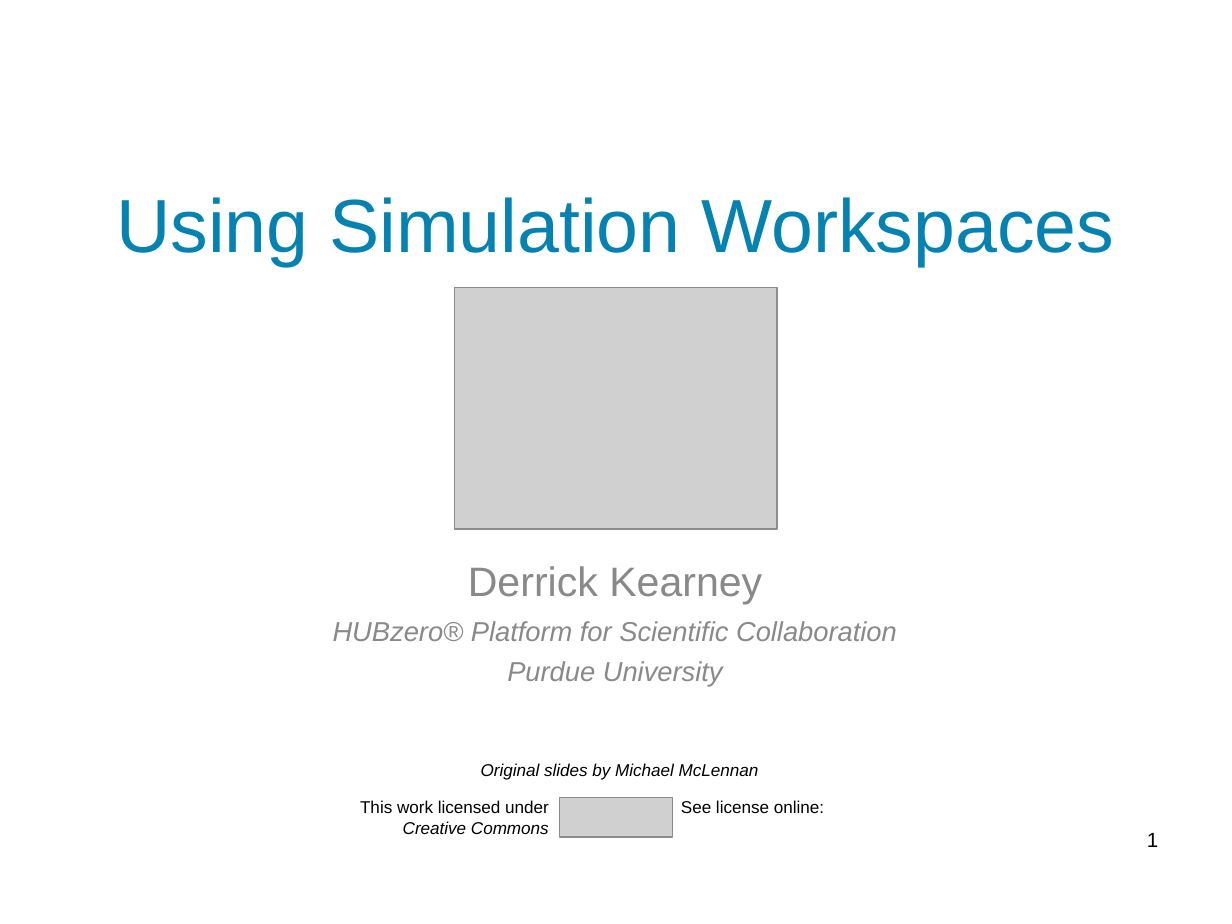
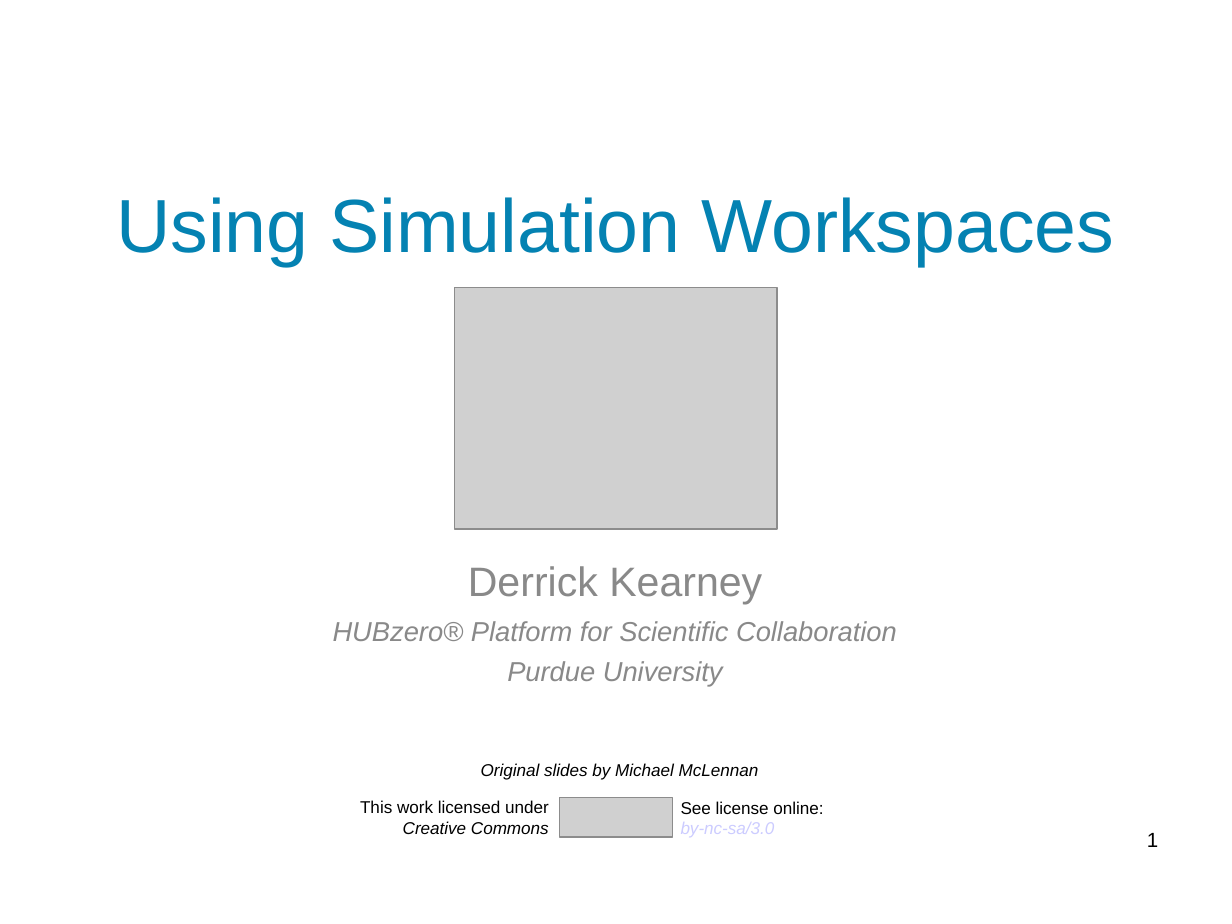
Before and after one commit to codedsk/nanohubuserconf2015, a slide deck: slide 1 of materials/1 - Using Workspaces.odp. Drawn at 1232x924 pixels with LibreOffice and Linux fonts; fonts in the diff are those of the drawing; grey boxes stand for pictures; background and template pictures are left out. Boxes give left, top, right and bottom in pixels: in the first picture for what was removed or moved away, otherwise in the second. Text is boxed around its words. In the diff, an @@ line names an element or a change of style, - is before the commit and + after.

```diff
--- a/materials/1 - Using Workspaces.odp
+++ b/materials/1 - Using Workspaces.odp
@@ text at [681, 822, 775, 837]: paragraph added @@
+by-nc-sa/3.0
```
Also in this commit, not shown: 2 other files.
